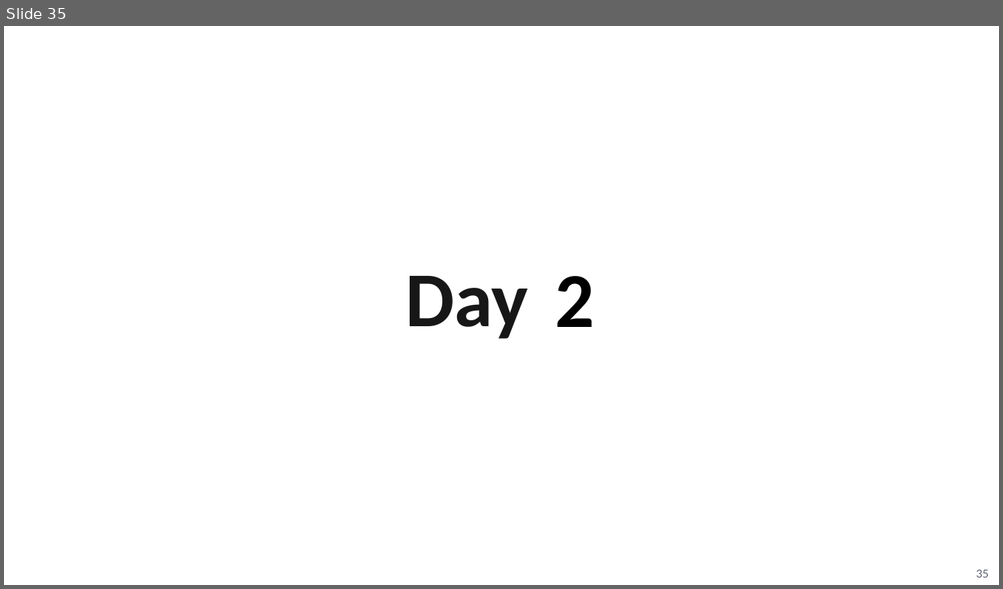
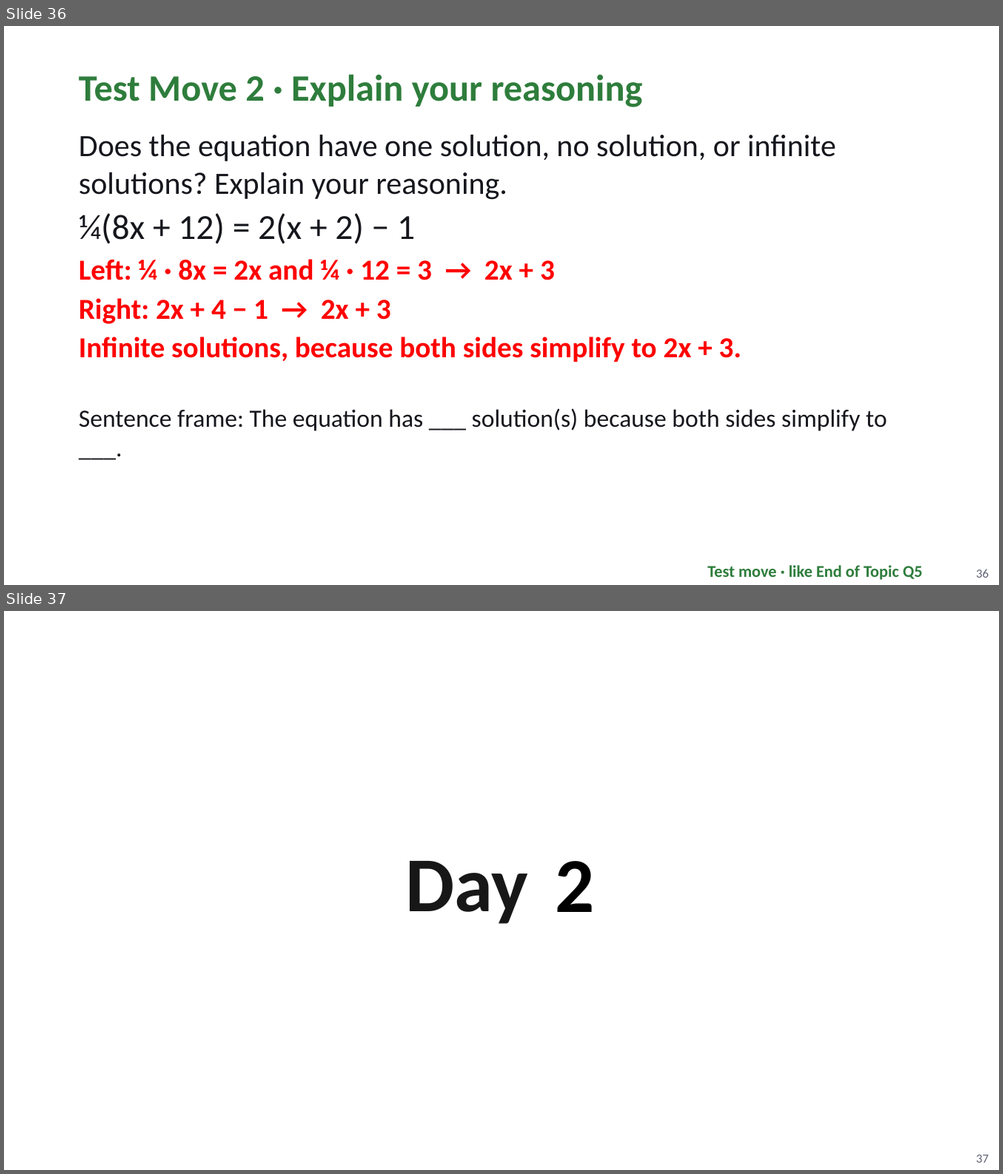
Before and after one commit to Apolloat2022/Algebra1M2U1L4, a slide deck: Module 3 topic 1/BLMathematics_AlgI_M3_T1_L1_LessonSlides_ENG_with_answers.pptx. Shown one above the other, each under a label of ours: slide 35 before the commit, slides 36 and 37 after it. The pictures are 1003x589 and 1003x1174 pixels, drawn with LibreOffice and Linux fonts; fonts in the diff are those of the drawing; background and template pictures are left out. Boxes give left, top, right and bottom in pixels: in the first picture for what was removed or moved away, otherwise in the second. Text is boxed around its words. In the diff, an @@ line names an element or a change of style, - is before the commit and + after.

```diff
--- a/Module 3 topic 1/BLMathematics_AlgI_M3_T1_L1_LessonSlides_ENG_with_answers.pptx
+++ b/Module 3 topic 1/BLMathematics_AlgI_M3_T1_L1_LessonSlides_ENG_with_answers.pptx
@@ slide 36 added at bbox=[4, 26, 999, 585], background #FFFFFF @@
@@ text added at bbox=[79, 74, 643, 107], 36 pt, text #2E7D3C, bold @@
+Test Move 2 · Explain your reasoning
@@ text added at bbox=[79, 135, 836, 200], 30 pt, text #16171D @@
+Does the equation have one solution, no solution, or infinite solutions? Explain your reasoning.
@@ text added at bbox=[79, 213, 415, 244], 34 pt, text #16171D @@
+¼(8x + 12) = 2(x + 2) − 1
@@ text added at bbox=[79, 259, 555, 281], 28 pt, text #FF0000, bold @@
+Left: ¼ · 8x = 2x and ¼ · 12 = 3 → 2x + 3
@@ text added at bbox=[79, 298, 391, 324], 28 pt, text #FF0000, bold @@
+Right: 2x + 4 − 1 → 2x + 3
@@ text added at bbox=[79, 337, 741, 362], 28 pt, text #FF0000, bold @@
+Infinite solutions, because both sides simplify to 2x + 3.
@@ text added at bbox=[79, 409, 887, 432], 24 pt, text #16171D @@
+Sentence frame: The equation has ___ solution(s) because both sides simplify to ___.
@@ text added at bbox=[707, 565, 922, 580], 16 pt, text #2E7D3C, bold @@
+Test move · like End of Topic Q5
@@ page number added at bbox=[976, 569, 988, 578], 12 pt, text #5F6272 @@
+36
@@ what was slide 35 is now slide 37 @@
@@ page number at bbox=[976, 1155, 988, 1163]: text changed @@
-35
+37
```
Also in this commit, not shown: 4 slides changed, 1 other slide added, 14 other files.
